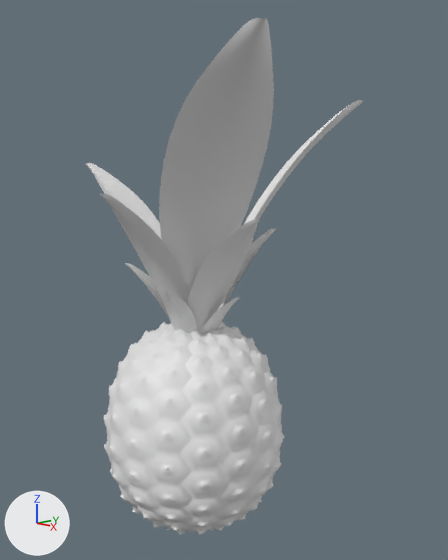
The Blender file Game Jam Week 2/Assets/pineapple_prop.blend, before and after one commit.
The view is the same before and after, from a camera (50 mm lens) standing at (7.37, -6.23, 5.73) and looking at (0.4, 0.1, 3.94). Arrows for +X, +Y and +Z are at lower left; the lights stay in place.
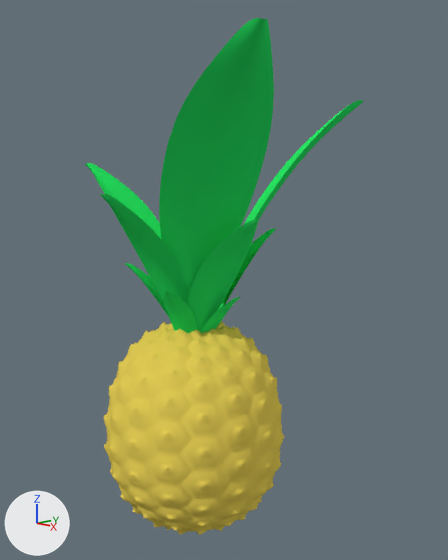
Commit message: Uploading finished pineapple
colored pineapple object

Boxes [x1, y1, x2, y2] around the edits, measured in the pictures (448 x 560 px):
'Circle.002', recoloured (white to yellow): [104, 321, 284, 535] in both
'Plane', recoloured (grey to green): [85, 18, 364, 334] in both

The change in detail:
Material 'Material.001' (mat_material_001) is new.
Its base color is (0.0244, 0.8, 0.135) (green #2be767).
Material 'Material' (mat_material) is new.
Its base color is (0.8, 0.627, 0.0947) (yellow #e7cf57).
me_circle_003 has 48 vertices, 42 faces and spans x 0.0..0.173, y 0.0..0.4, z -0.087..0.0.
me_circle_003 now uses material mat_material (yellow #e7cf57).
me_plane has 18 vertices, 10 faces and spans x 0.34..2.61, y -0.66..0.6, z -1.76..1.4.
me_plane now uses material mat_material_001 (green #2be767).
